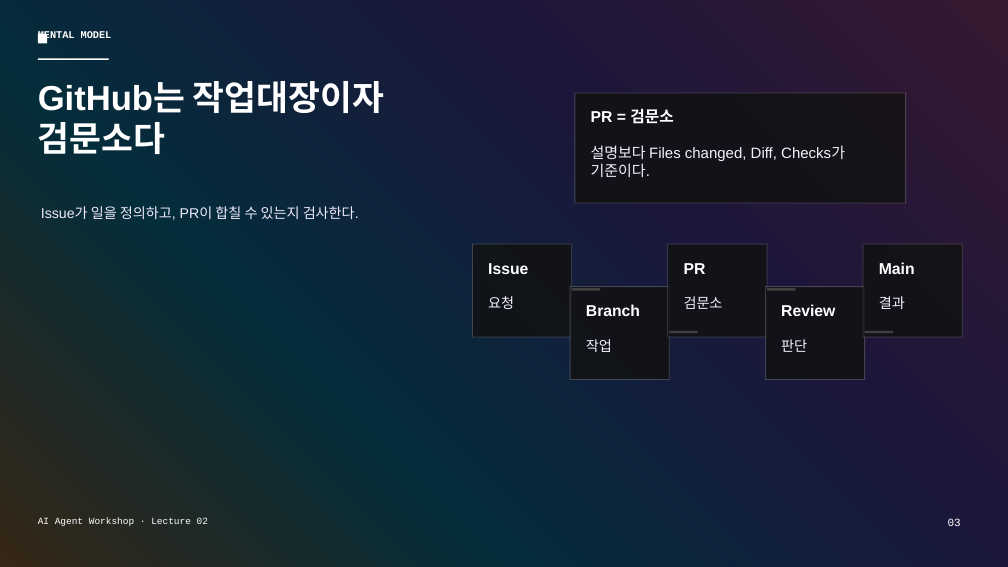
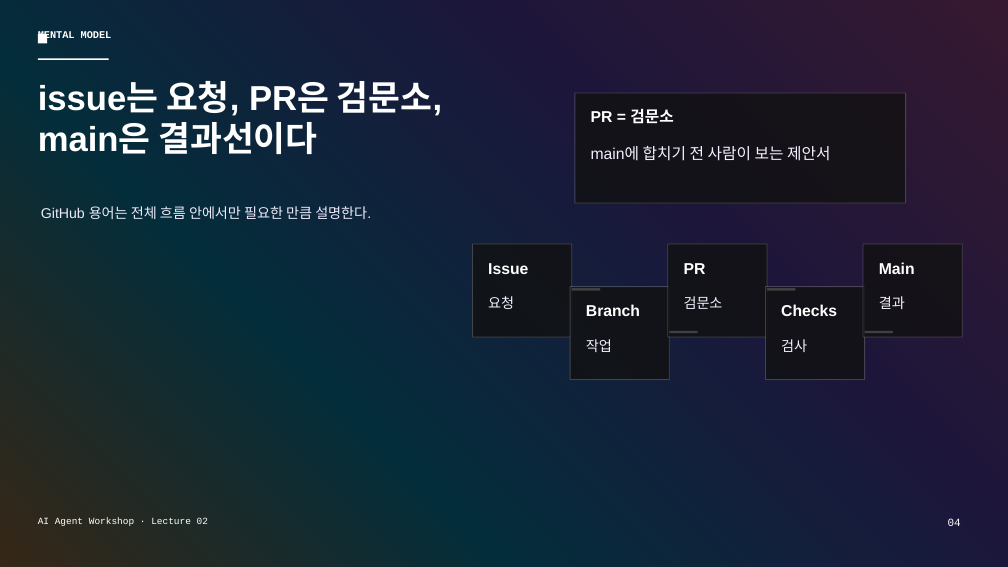
Before and after one commit to lucky206208-glitch/ai-agent-workshop, a slide deck: slide 4 of decks/02-github-pr-control-gradient-mesh.pptx (slide 3 before the commit). Drawn at 1008x567 pixels with LibreOffice and Linux fonts; fonts in the diff are those of the drawing. Boxes give left, top, right and bottom in pixels: in the first picture for what was removed or moved away, otherwise in the second. Text is boxed around its words. In the diff, an @@ line names an element or a change of style, - is before the commit and + after.

```diff
--- a/decks/02-github-pr-control-gradient-mesh.pptx
+++ b/decks/02-github-pr-control-gradient-mesh.pptx
@@ text at box(38, 81, 442, 154): text changed @@
-GitHub는 작업대장이자 검문소다
+issue는 요청, PR은 검문소, main은 결과선이다
@@ text at box(591, 146, 830, 161): text changed; size 14.2 to 15 pt @@
-설명보다 Files changed, Diff, Checks가 기준이다.
+main에 합치기 전 사람이 보는 제안서
@@ text at box(41, 206, 371, 219): text changed @@
-Issue가 일을 정의하고, PR이 합칠 수 있는지 검사한다.
+GitHub 용어는 전체 흐름 안에서만 필요한 만큼 설명한다.
@@ text at box(781, 304, 837, 316): text changed @@
-Review
+Checks
@@ text at box(781, 339, 807, 352): text changed @@
-판단
+검사
@@ text at box(948, 518, 961, 526): text changed @@
-03
+04
```
Also in this commit, not shown: 5 other slides changed, 2 slides added, 2 slides removed, 2 other files.
